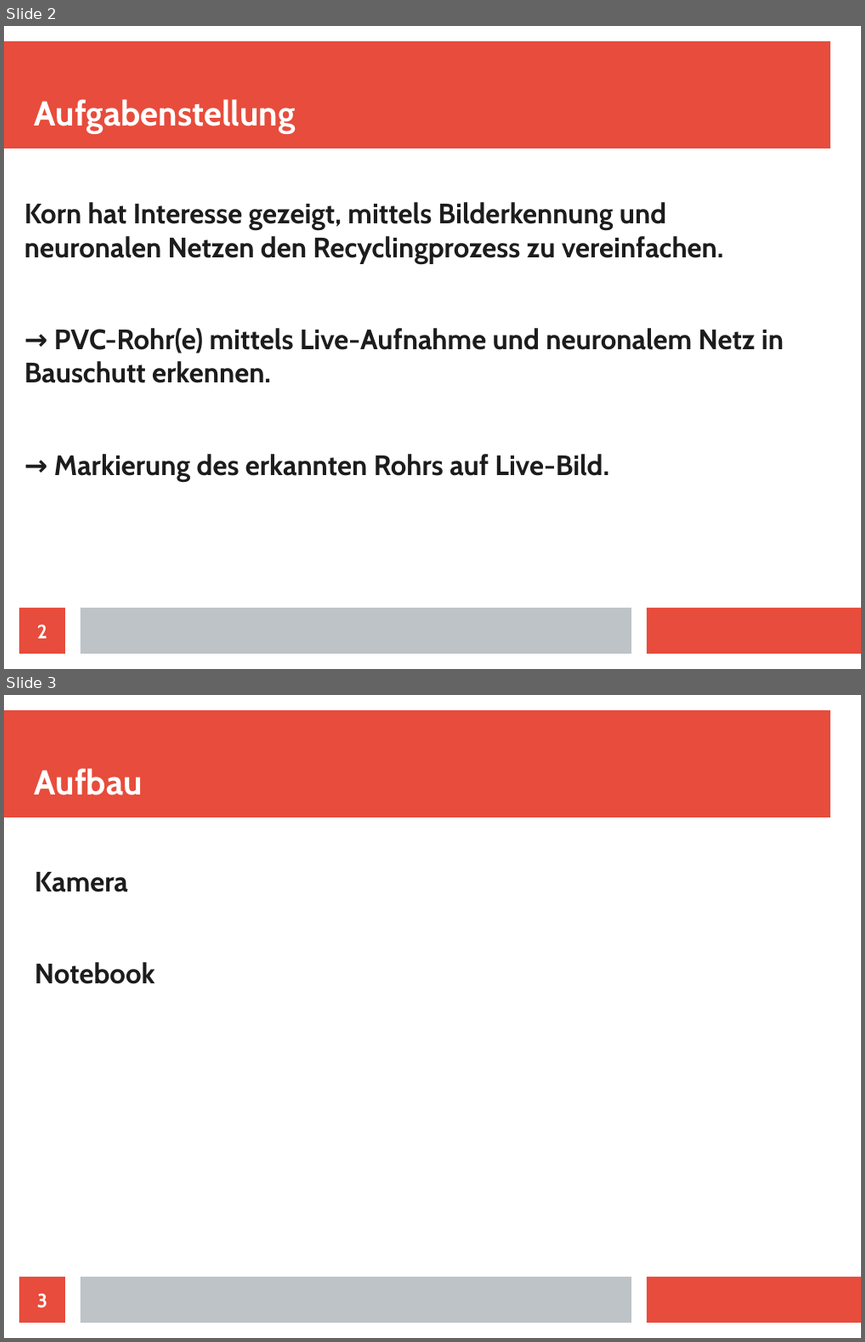
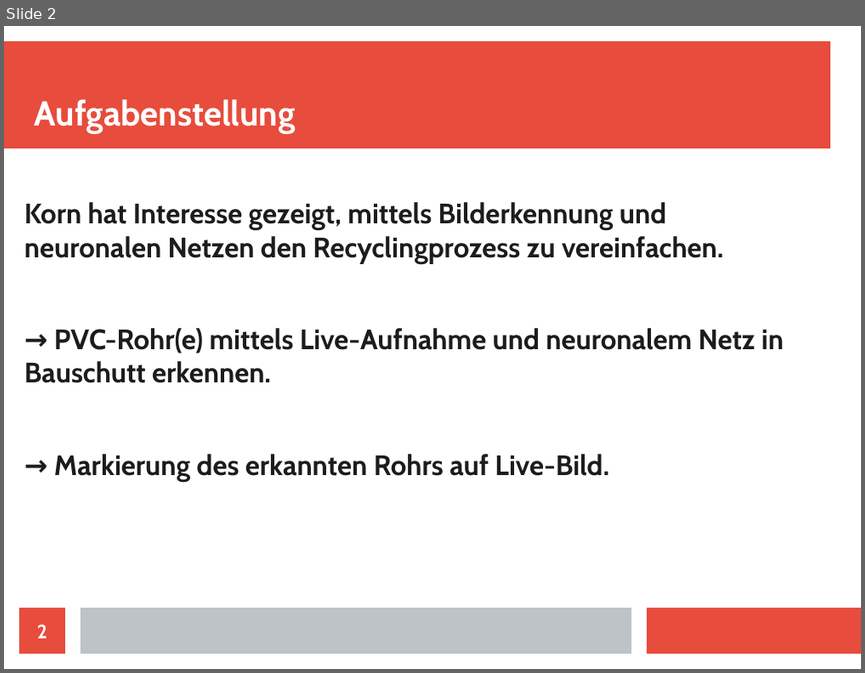
Before and after one commit to albae3333/design_cps, a slide deck: documentation/PVC-Erkennung.odp. Shown one above the other, each under a label of ours: slides 2 and 3 before the commit, slide 2 after it. The pictures are 865x1342 and 865x673 pixels, drawn with LibreOffice and Linux fonts; fonts in the diff are those of the drawing. Boxes give left, top, right and bottom in pixels: in the first picture for what was removed or moved away, otherwise in the second. Text is boxed around its words. In the diff, an @@ line names an element or a change of style, - is before the commit and + after.

```diff
--- a/documentation/PVC-Erkennung.odp
+++ b/documentation/PVC-Erkennung.odp
@@ slide 3 removed at box(4, 695, 861, 1338), background #FFFFFF; not listed: 3 template elements that a slide beside it also shows @@
@@ title removed at box(35, 768, 143, 795) @@
-Aufbau
@@ text removed at box(35, 872, 155, 984) @@
-Kamera
-Notebook
@@ page number removed at box(19, 1276, 65, 1322) @@
-3
```
Also in this commit, not shown: 2 other slides changed, 1 slide added.
